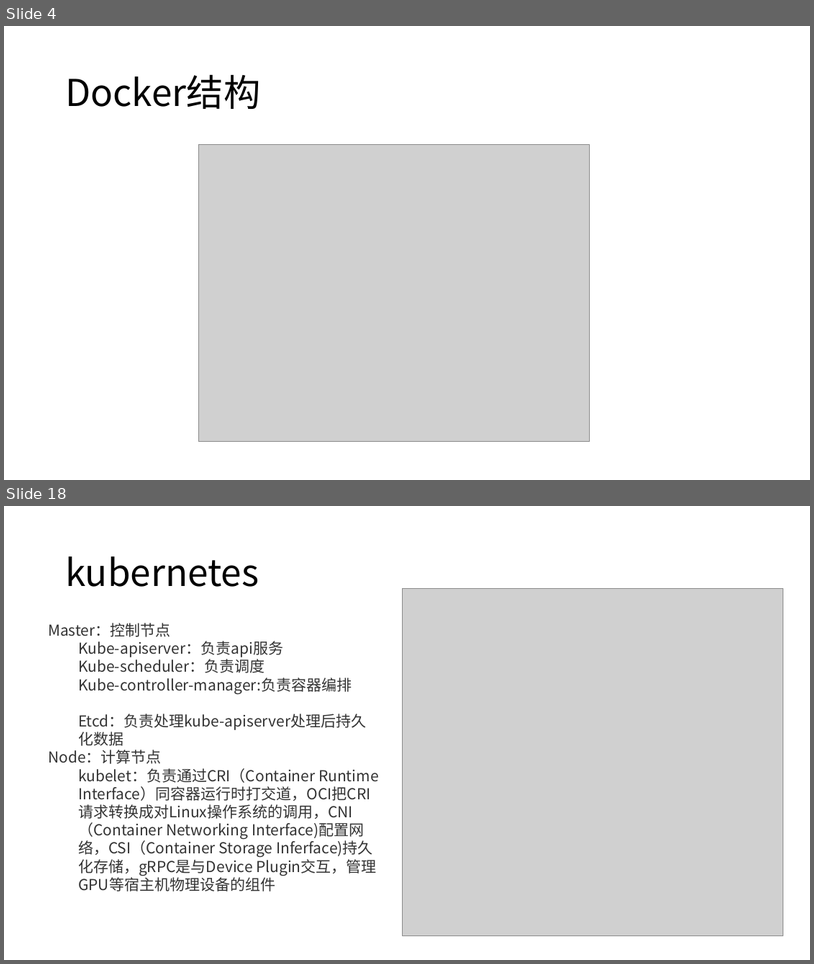
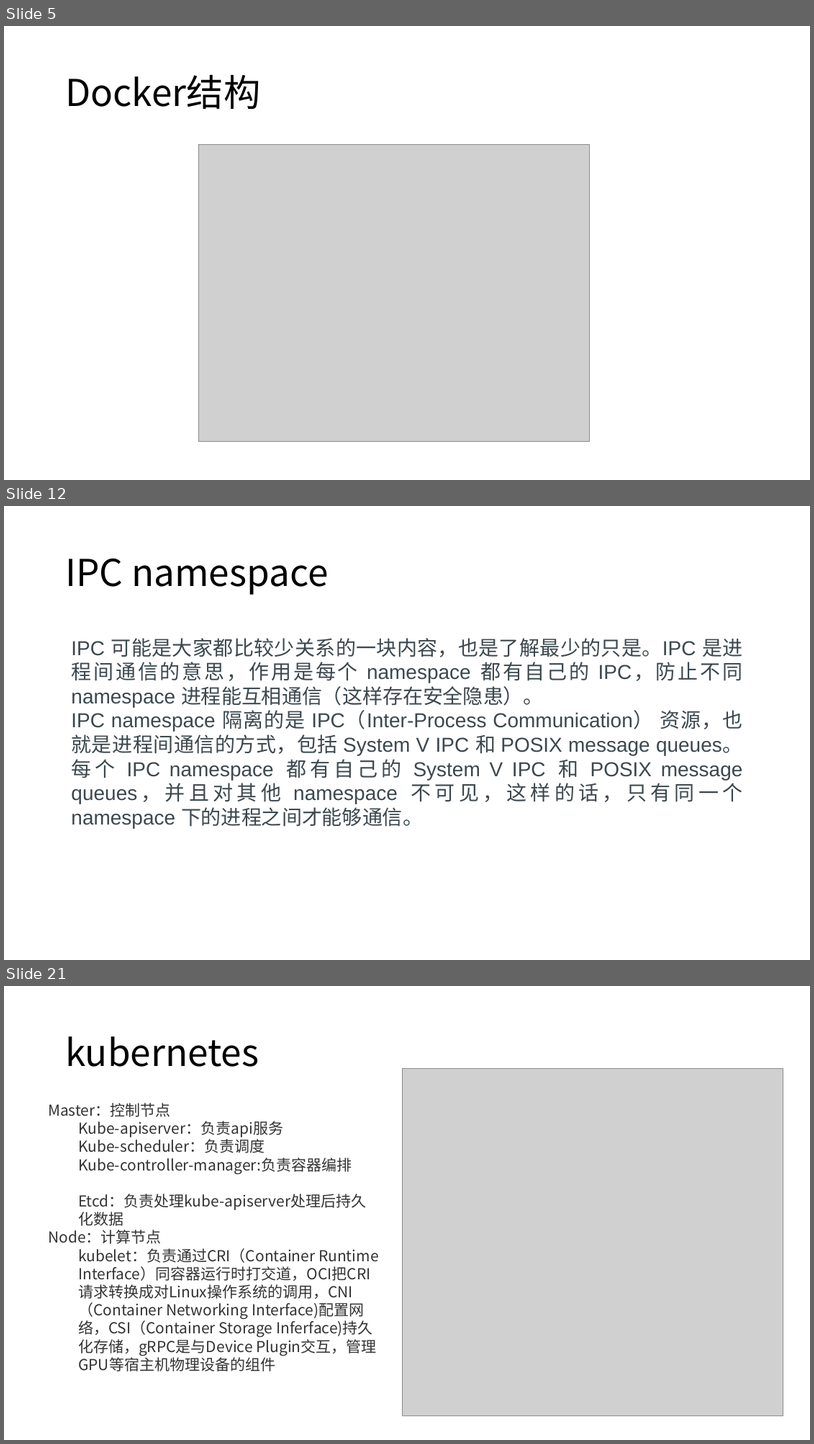
Before and after one commit to axzxs2001/Asp.NetCoreExperiment, a slide deck: Asp.NetCoreExperiment/kubernetes/kubernetes.pptx. Shown one above the other, each under a label of ours: slides 4 and 18 before the commit, slides 5, 12 and 21 after it; the slides between them are not shown. The pictures are 814x964 and 814x1444 pixels, drawn with LibreOffice and Linux fonts; fonts in the diff are those of the drawing; grey boxes stand for pictures; background and template pictures are left out. Boxes give left, top, right and bottom in pixels: in the first picture for what was removed or moved away, otherwise in the second. Text is boxed around its words. In the diff, an @@ line names an element or a change of style, - is before the commit and + after.

```diff
--- a/Asp.NetCoreExperiment/kubernetes/kubernetes.pptx
+++ b/Asp.NetCoreExperiment/kubernetes/kubernetes.pptx
@@ slide 12 added at (4, 506, 810, 960), background #FFFFFF @@
@@ title added at (65, 558, 329, 595), 44 pt, text #000000 @@
+IPC namespace
@@ text added at (71, 638, 743, 828), 24 pt, text #3C484E @@
+IPC 可能是大家都比较少关系的一块内容，也是了解最少的只是。IPC 是进程间通信的意思，作用是每个 namespace 都有自己的 IPC，防止不同 namespace 进程能互相通信（这样存在安全隐患）。
+IPC namespace 隔离的是 IPC（Inter-Process Communication） 资源，也就是进程间通信的方式，包括 System V IPC 和 POSIX message queues。每个 IPC namespace 都有自己的 System V IPC 和 POSIX message queues，并且对其他 namespace 不可见，这样的话，只有同一个 namespace 下的进程之间才能够通信。
@@ what was slide 4 is now slide 5 @@
@@ what was slide 18 is now slide 21 @@
```
Also in this commit, not shown: 13 slides changed, 3 other slides added, 1 slide removed.
